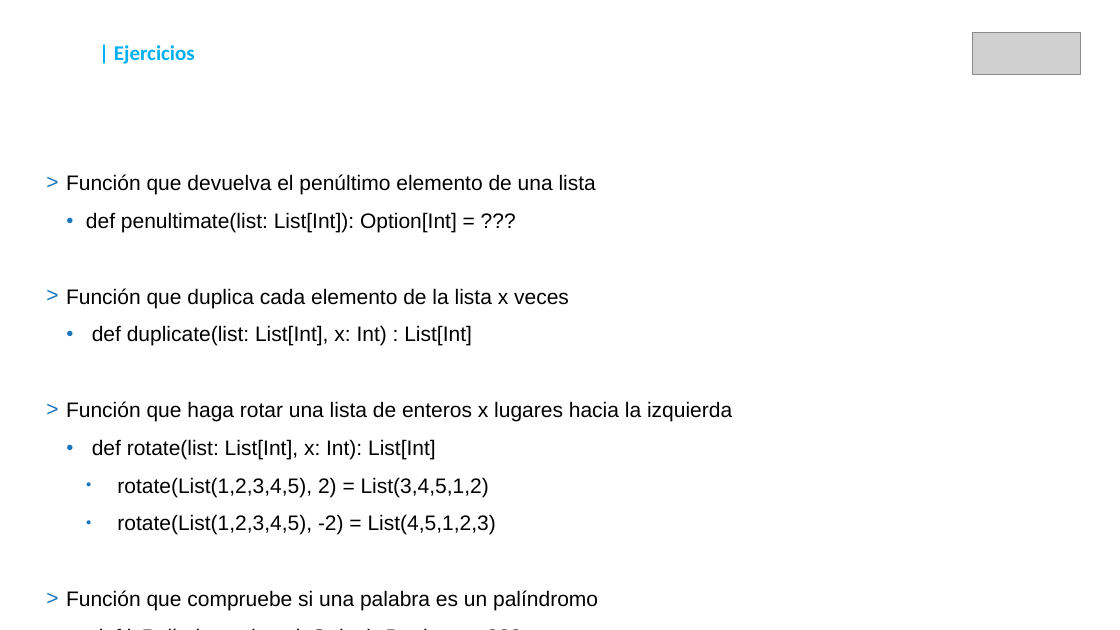
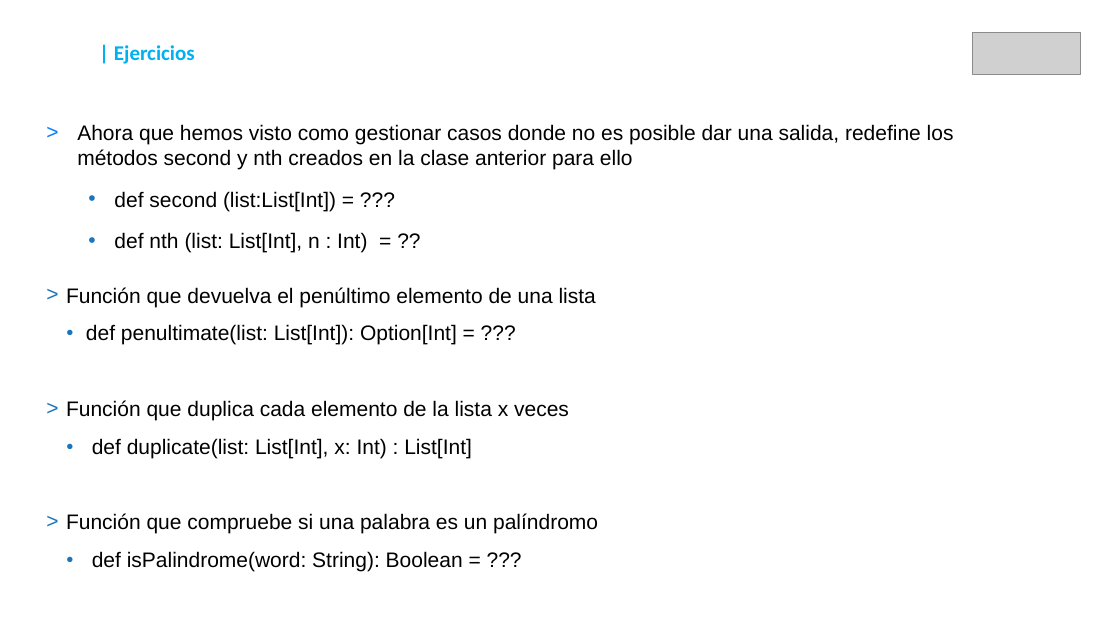
Before and after one commit to DaniGCaff/cursoScalaMay18, a slide deck: slide 14 of guiones/dia2.odp. Drawn at 1120x630 pixels with LibreOffice and Linux fonts; fonts in the diff are those of the drawing; grey boxes stand for pictures. Boxes give left, top, right and bottom in pixels: in the first picture for what was removed or moved away, otherwise in the second. Text is boxed around its words. In the diff, an @@ line names an element or a change of style, - is before the commit and + after.

```diff
--- a/guiones/dia2.odp
+++ b/guiones/dia2.odp
@@ text at [77, 124, 954, 253]: paragraphs added @@
+> Ahora que hemos visto como gestionar casos donde no es posible dar una salida, redefine los métodos second y nth creados en la clase anterior para ello
+  • def second (list:List[Int]) = ???
+  • def nth (list: List[Int], n : Int) = ??
@@ text at [66, 401, 732, 535]: paragraphs removed @@
-> Función que haga rotar una lista de enteros x lugares hacia la izquierda
-  ● def rotate(list: List[Int], x: Int): List[Int]
-    ● rotate(List(1,2,3,4,5), 2) = List(3,4,5,1,2)
-    ● rotate(List(1,2,3,4,5), -2) = List(4,5,1,2,3)
```
Also in this commit, not shown: 1 other slide changed, 1 slide added, 8 other files.
